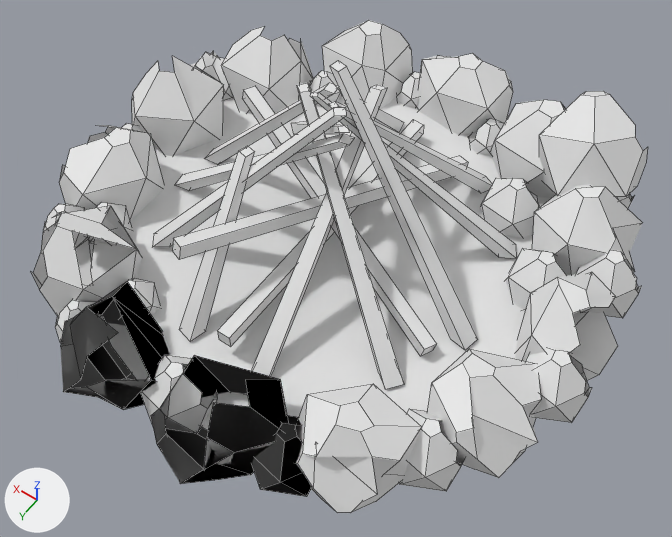
One commit to the FBX model Assets/The Lost Wanderer Models/Environment/Save Area or Camp/campfire.fbx: the scene before it, then after it.
The view is the same before and after, from a camera (50 mm lens) standing at (-0.798, 1.108, 1.636) and looking at (-0.093, 0.12, 0.085). Arrows for +X, +Y and +Z are at lower left; the lights stay in place. Mesh edges are drawn as thin lines. Where no turn or scale is listed for an object, it has been applied to the vertices. Vertices at the same position are counted once.

The first picture shows 'Campfire', 'Rocks', 'Wood'.
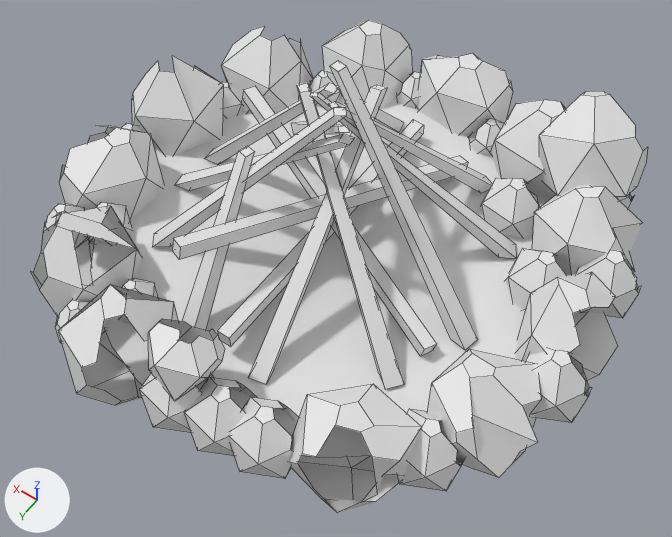
Location of each change, (x1, y1, x2, y2) in pixels of the pictures (672 x 537 px; the box of a moved part takes in the faces that stretch with it):
part 1 of me_icosphere, added
    after: (221, 82, 243, 118)
part 2 of me_icosphere, moved or reshaped
    before: (252, 415, 311, 497)
    after: (230, 397, 299, 479)
part 3 of me_icosphere, added
    after: (58, 284, 178, 405)
part 4 of me_icosphere, added
    after: (184, 377, 257, 456)
part 5 of me_icosphere, added
    after: (148, 319, 225, 401)
part 6 of me_icosphere, deleted
    before: (190, 51, 233, 101)
part 7 of me_icosphere, deleted (black)
    before: (151, 355, 288, 484)
part 8 of me_icosphere, deleted (black)
    before: (60, 281, 170, 410)
part 9 of me_icosphere, cut back
    before: (298, 425, 403, 513)
    after: (324, 499, 374, 513)

What the commit changed:
me_icosphere has 807 vertices, 628 faces and spans x -0.663..0.658, y -0.664..0.666, z -0.043..0.278.
me_icosphere is used by ob_rocks; location (0.0, 0.0, 0.0).
Verts and faces of me_icosphere; kept vertices keep their numbers, new ones are numbered from 807.
Before the commit, vertices of me_icosphere: 158 (-0.452, 0.389, -0.013), 165 (-0.299, 0.529, 0.09) at pixel (297, 463), 166 (-0.345, 0.544, 0.07) at pixel (313, 488), 167 (-0.309, 0.487, 0.12) at pixel (315, 441), 168 (-0.328, 0.51, 0.121) at pixel (316, 456).
Before the commit, vertices of me_icosphere: 169 (-0.299, 0.513, 0.104) at pixel (302, 453), 170 (-0.372, 0.437, 0.151) at pixel (360, 431), 174 (-0.329, 0.454, 0.154) at pixel (335, 425), 175 (-0.395, 0.488, -0.029), 176 (-0.432, 0.465, -0.014) at pixel (376, 501).
Before the commit, vertices of me_icosphere: 177 (-0.417, 0.529, 0.035) at pixel (350, 512), 178 (-0.391, 0.534, 0.008) at pixel (337, 512), 179 (-0.347, 0.524, -0.008) at pixel (321, 498), 180 (-0.424, 0.506, 0.045) at pixel (361, 502), 181 (-0.43, 0.444, 0.061) at pixel (383, 474).
Before the commit, vertices of me_icosphere: 183 (-0.412, 0.46, 0.137) at pixel (371, 456), 184 (-0.445, 0.487, 0.072) at pixel (377, 494).
me_icosphere part 1: the loose piece of 26 vertices spanning x 0.527..0.629, y -0.004..0.098, z -0.033..0.066 is copied, and the copy is moved by (-0.091, -0.253, 0.0); it spans x 0.436..0.538, y -0.256..-0.154, z -0.033..0.066.
me_icosphere part 2: the loose piece of 26 vertices spanning x -0.326..-0.177, y 0.426..0.573, z -0.03..0.113 is moved by (0.058, -0.009, -0.009).
me_icosphere part 3: the loose piece of 25 vertices spanning x 0.256..0.495, y 0.278..0.517, z -0.042..0.187 is copied, and the copy is turned 112.8 degrees about the z axis through its middle, then moved by (-0.219, 0.11, 0.0); it spans x 0.042..0.278, y 0.393..0.626, z -0.042..0.187.
me_icosphere part 4: the loose piece of 26 vertices spanning x -0.069..0.08, y 0.444..0.591, z -0.034..0.109 is copied, and the copy is moved by (-0.105, -0.013, -0.003); it spans x -0.174..-0.025, y 0.431..0.578, z -0.036..0.106.
me_icosphere part 5: the loose piece of 26 vertices spanning x -0.069..0.08, y 0.444..0.591, z -0.034..0.109 is copied, and the copy is turned 60.4 degrees about the y axis through its middle, then moved by (0.008, -0.033, 0.085); it spans x -0.069..0.084, y 0.411..0.558, z 0.03..0.189.
me_icosphere part 6: the loose piece of 28 vertices spanning x 0.485..0.651, y -0.311..-0.183, z -0.027..0.091 is deleted.
me_icosphere part 7: the loose piece of 26 vertices spanning x -0.26..0.027, y 0.401..0.666, z -0.039..0.174 is deleted.
me_icosphere part 8: the loose piece of 25 vertices spanning x 0.015..0.29, y 0.416..0.653, z -0.039..0.191 is deleted.
Part 9, on me_icosphere:
Vertices deleted: 167, 177 (with the faces that use them).
New faces: (175, 176, 180, 178, 179).
